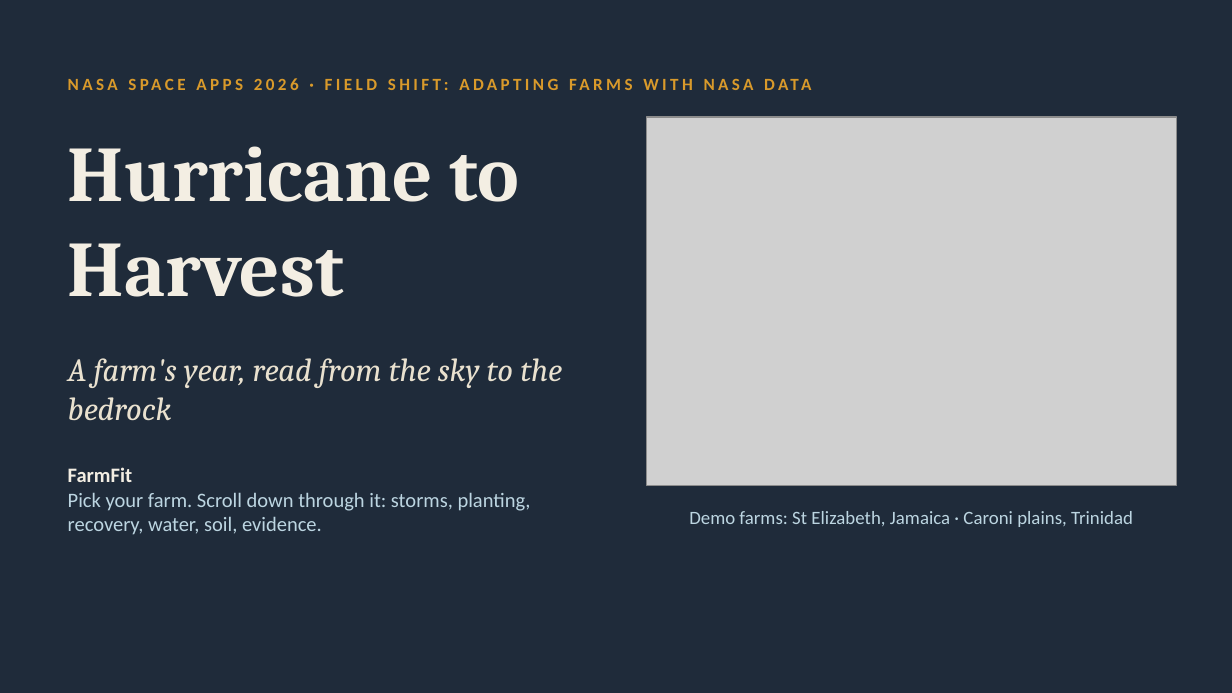
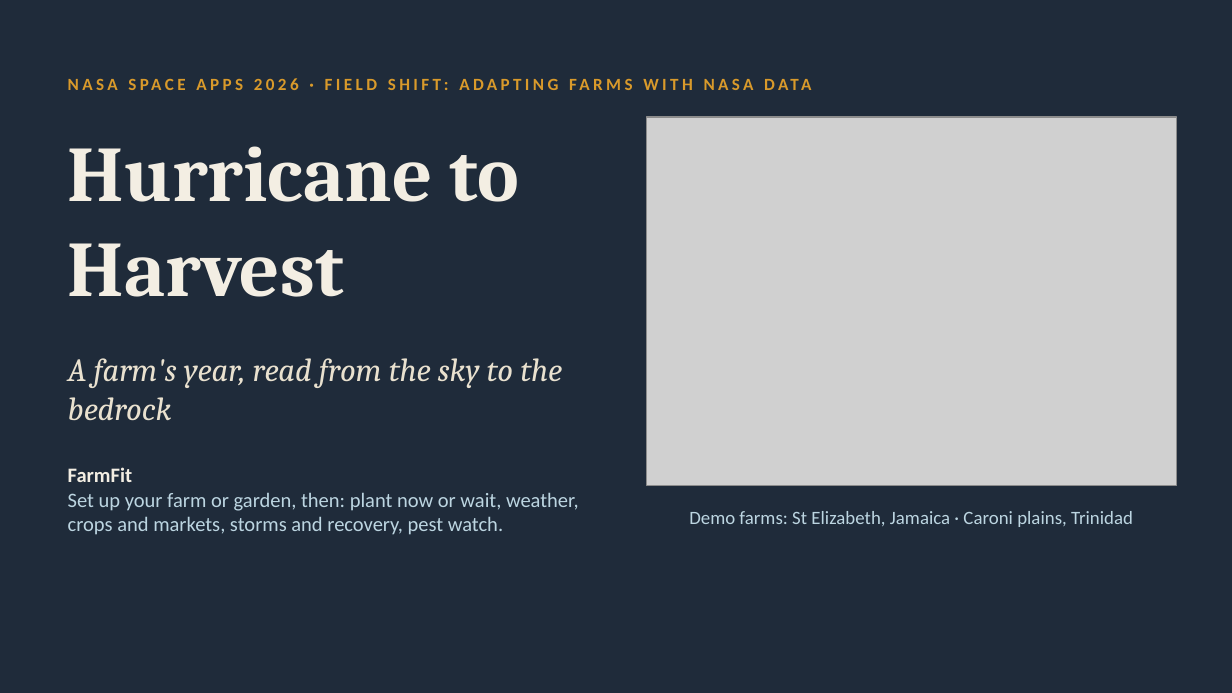
Before and after one commit to keydahknow/FarmFit, a slide deck: slide 1 of docs/FarmFit_Hurricane_to_Harvest.pptx. Drawn at 1232x693 pixels with LibreOffice and Linux fonts; fonts in the diff are those of the drawing; grey boxes stand for pictures. Boxes give left, top, right and bottom in pixels: in the first picture for what was removed or moved away, otherwise in the second. Text is boxed around its words. In the diff, an @@ line names an element or a change of style, - is before the commit and + after.

```diff
--- a/docs/FarmFit_Hurricane_to_Harvest.pptx
+++ b/docs/FarmFit_Hurricane_to_Harvest.pptx
@@ text at bbox=[68, 492, 579, 535]: text changed @@
-Pick your farm. Scroll down through it: storms, planting, recovery, water, soil, evidence.
+Set up your farm or garden, then: plant now or wait, weather, crops and markets, storms and recovery, pest watch.
```
Also in this commit, not shown: 1 other slide changed, 2 slides added, 2 slides removed, 7 other files.
